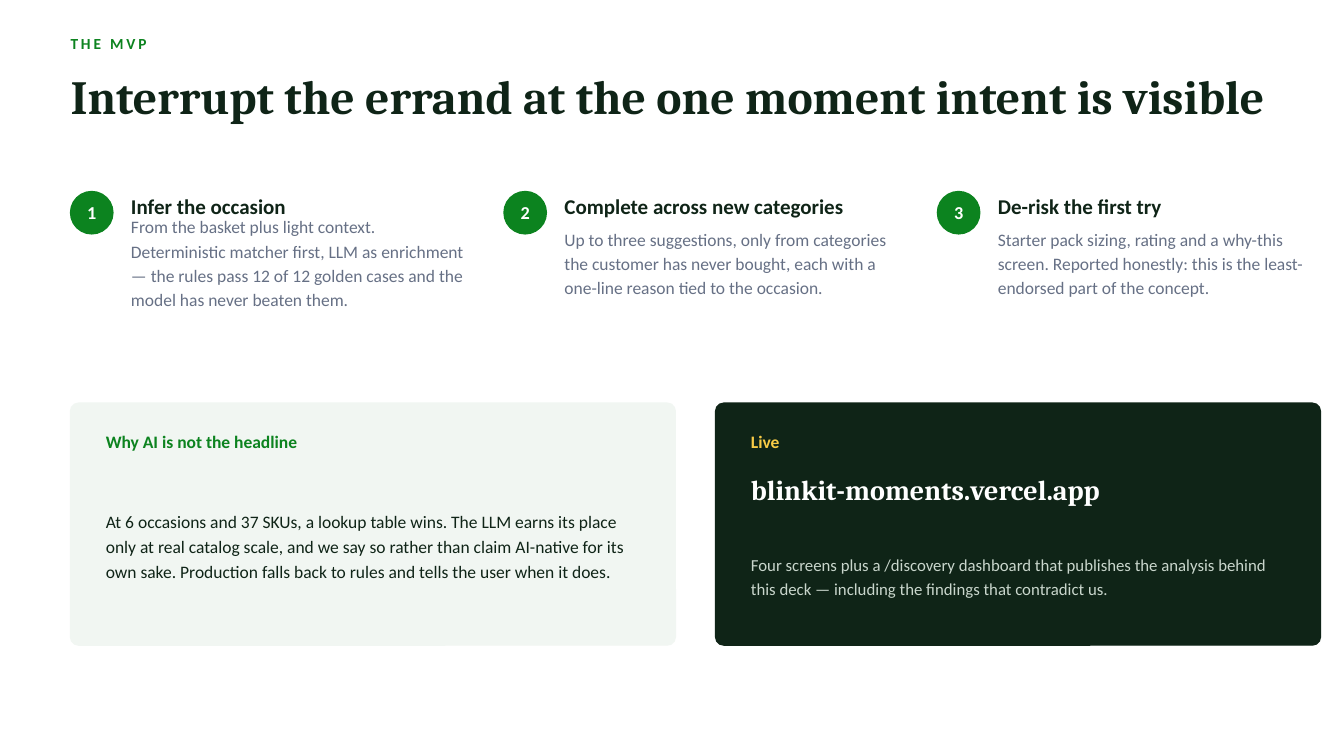
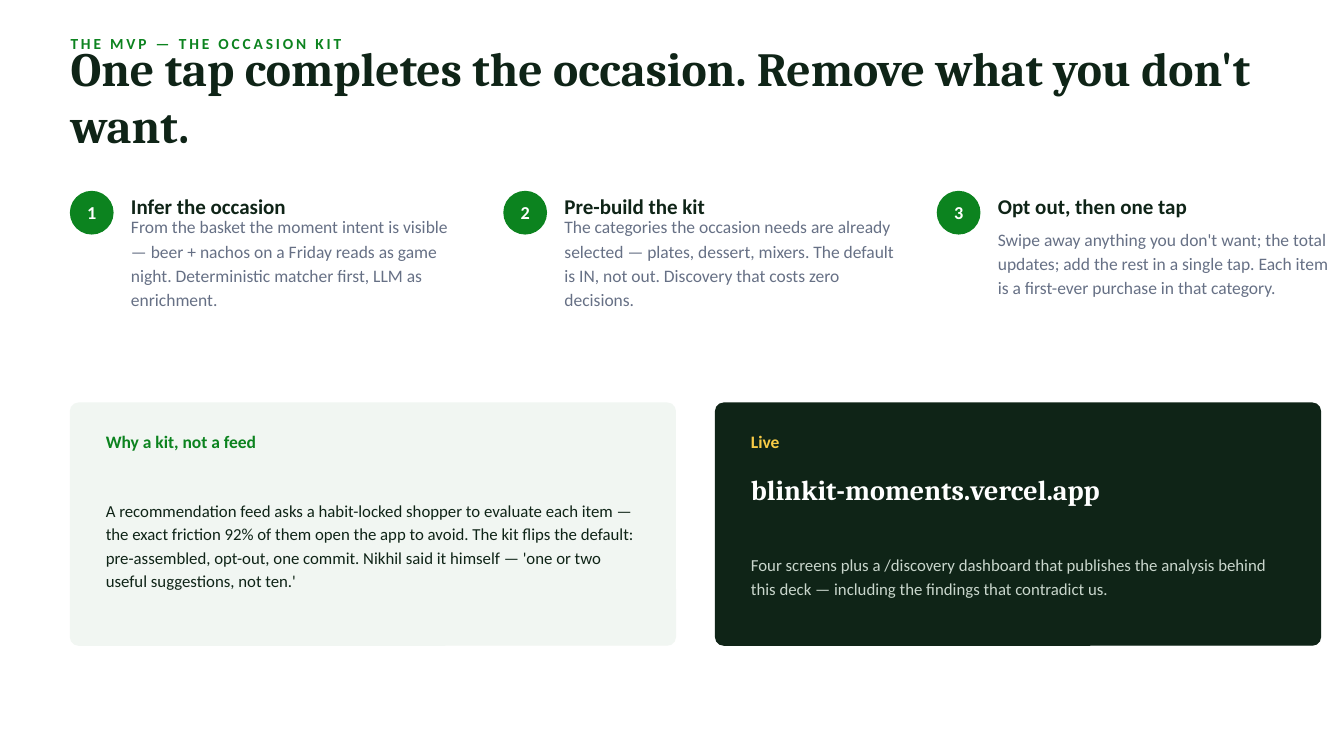
Before and after one commit to MayankSinghRaghav/Blinkit_Moments, a slide deck: slide 9 of deck/Blinkit-Moments-Fellowship.pptx. Drawn at 1344x756 pixels with LibreOffice and Linux fonts; fonts in the diff are those of the drawing. Boxes give left, top, right and bottom in pixels: in the first picture for what was removed or moved away, otherwise in the second. Text is boxed around its words. In the diff, an @@ line names an element or a change of style, - is before the commit and + after.

```diff
--- a/deck/Blinkit-Moments-Fellowship.pptx
+++ b/deck/Blinkit-Moments-Fellowship.pptx
@@ text at [71, 39, 341, 54]: text changed @@
-THE MVP
+THE MVP — THE OCCASION KIT
@@ text at [71, 42, 1250, 144]: text changed @@
-Interrupt the errand at the one moment intent is visible
+One tap completes the occasion. Remove what you don't want.
@@ text at [564, 199, 704, 214]: text changed @@
-Complete across new categories
+Pre-build the kit
@@ text at [998, 199, 1187, 218]: text changed @@
-De-risk the first try
+Opt out, then one tap
@@ text at [131, 221, 448, 306]: text changed @@
-From the basket plus light context. Deterministic matcher first, LLM as enrichment — the rules pass 12 of 12 golden cases and the model has never beaten them.
+From the basket the moment intent is visible — beer + nachos on a Friday reads as game night. Deterministic matcher first, LLM as enrichment.
@@ text at [564, 221, 894, 306]: text changed @@
-Up to three suggestions, only from categories the customer has never bought, each with a one-line reason tied to the occasion.
+The categories the occasion needs are already selected — plates, dessert, mixers. The default is IN, not out. Discovery that costs zero decisions.
@@ text at [998, 234, 1328, 297]: text changed @@
-Starter pack sizing, rating and a why-this screen. Reported honestly: this is the least-endorsed part of the concept.
+Swipe away anything you don't want; the total updates; add the rest in a single tap. Each item is a first-ever purchase in that category.
@@ text at [106, 435, 256, 451]: text changed @@
-Why AI is not the headline
+Why a kit, not a feed
@@ text at [106, 505, 634, 590]: text changed; size 12.5 to 12 pt @@
-At 6 occasions and 37 SKUs, a lookup table wins. The LLM earns its place only at real catalog scale, and we say so rather than claim AI-native for its own sake. Production falls back to rules and tells the user when it does.
+A recommendation feed asks a habit-locked shopper to evaluate each item — the exact friction 92% of them open the app to avoid. The kit flips the default: pre-assembled, opt-out, one commit. Nikhil said it himself — 'one or two useful suggestions, not ten.'
```
Also in this commit, not shown: 1 other slide changed, 5 other files.
